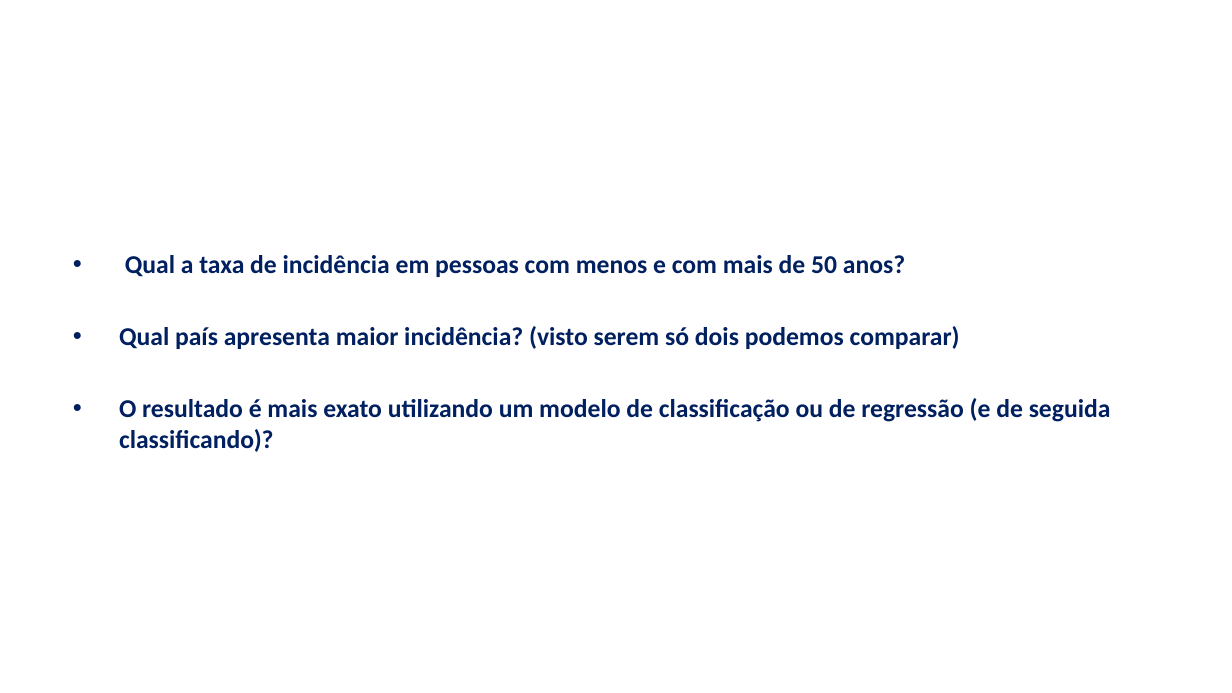
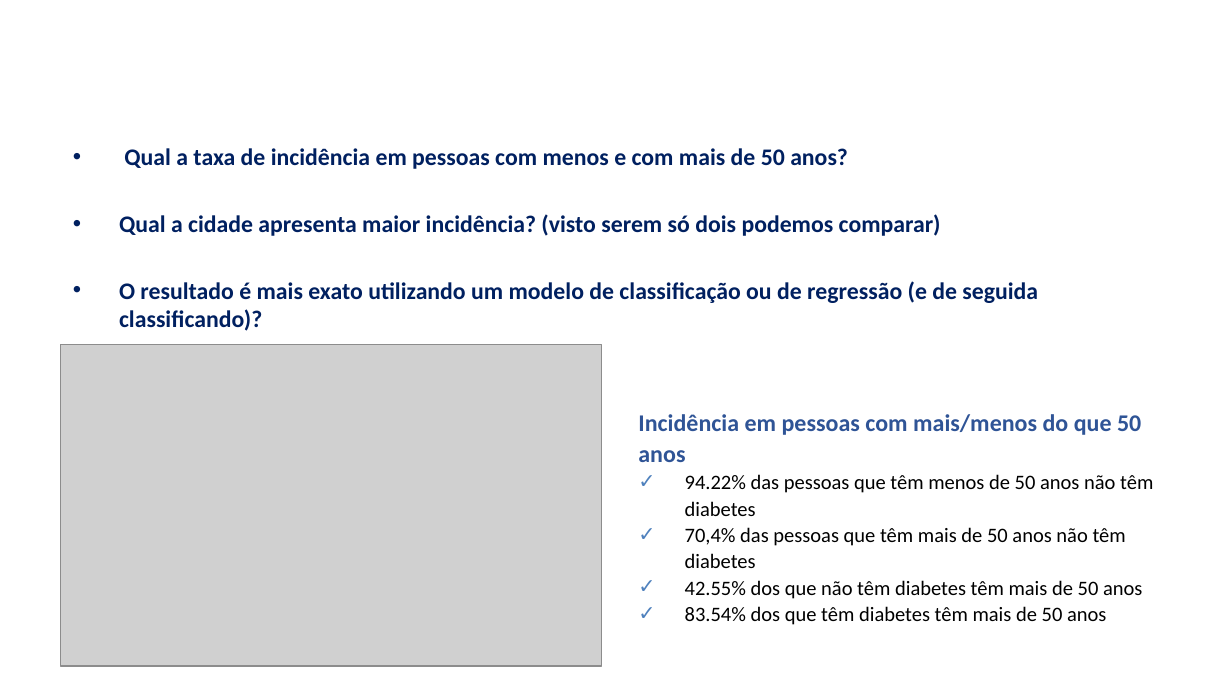
Before and after one commit to josepferreira/aa1-cd, a slide deck: slide 18 of apresentacao.pptx (slide 17 before the commit). Drawn at 1232x693 pixels with LibreOffice and Linux fonts; fonts in the diff are those of the drawing; grey boxes stand for pictures; background and template pictures are left out. Boxes give left, top, right and bottom in pixels: in the first picture for what was removed or moved away, otherwise in the second. Text is boxed around its words. In the diff, an @@ line names an element or a change of style, - is before the commit and + after.

```diff
--- a/apresentacao.pptx
+++ b/apresentacao.pptx
@@ text "Qual a taxa de incidência ...": place and size @@
-text "Qual a taxa de incidência ..." at box(119, 255, 1111, 452)
+text "Qual a taxa de incidência ..." at box(119, 148, 1038, 331)
@@ text at box(119, 148, 1038, 331): size 15 to 13.9 pt in "Qual a taxa de incidência em pessoas ...", "O resultado é mais exato utilizando um ..." @@
@@ text at box(119, 214, 941, 236): text changed; size 15 to 13.9 pt @@
-• Qual país apresenta maior incidência? (visto serem só dois podemos comparar)
+• Qual a cidade apresenta maior incidência? (visto serem só dois podemos comparar)
@@ picture added at box(60, 345, 601, 667) @@
@@ text added at box(638, 414, 1153, 625), 12 pt, text #000000 @@
+Incidência em pessoas com mais/menos do que 50 anos
+✓ 94.22% das pessoas que têm menos de 50 anos não têm diabetes
+✓ 70,4% das pessoas que têm mais de 50 anos não têm diabetes
+✓ 42.55% dos que não têm diabetes têm mais de 50 anos
+✓ 83.54% dos que têm diabetes têm mais de 50 anos
```
Also in this commit, not shown: 5 other slides changed, 2 slides added.
